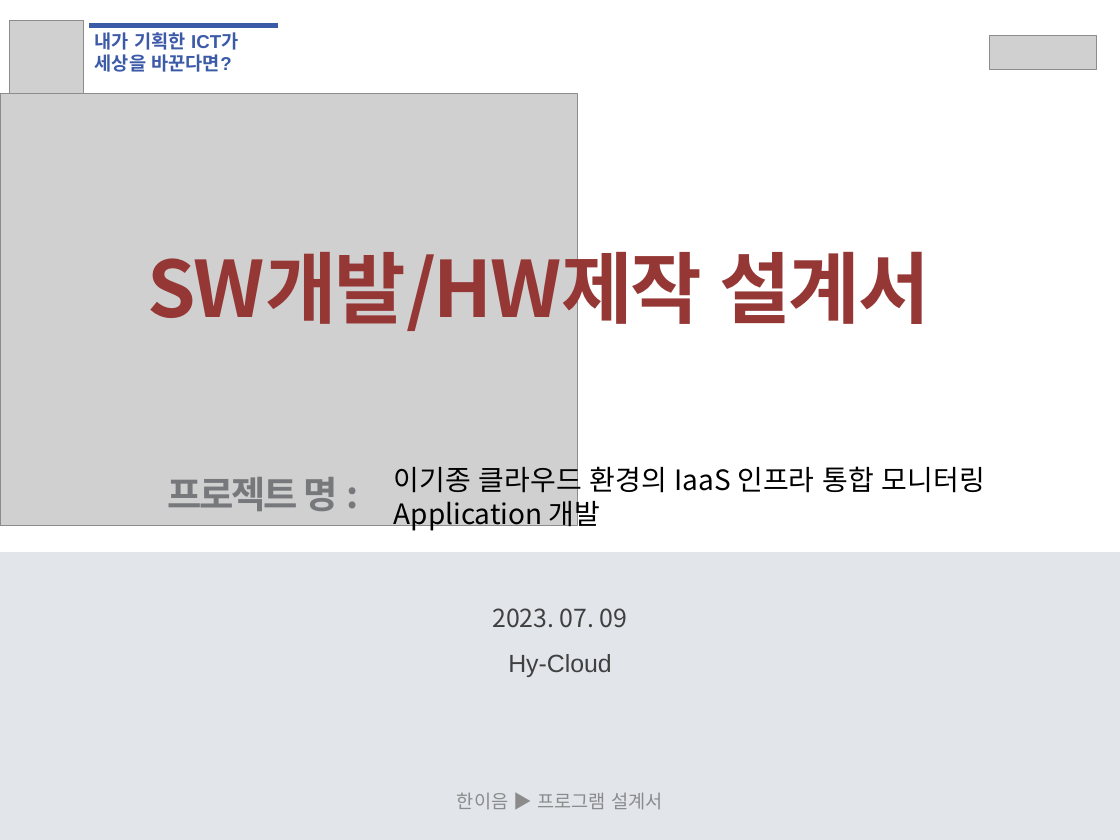
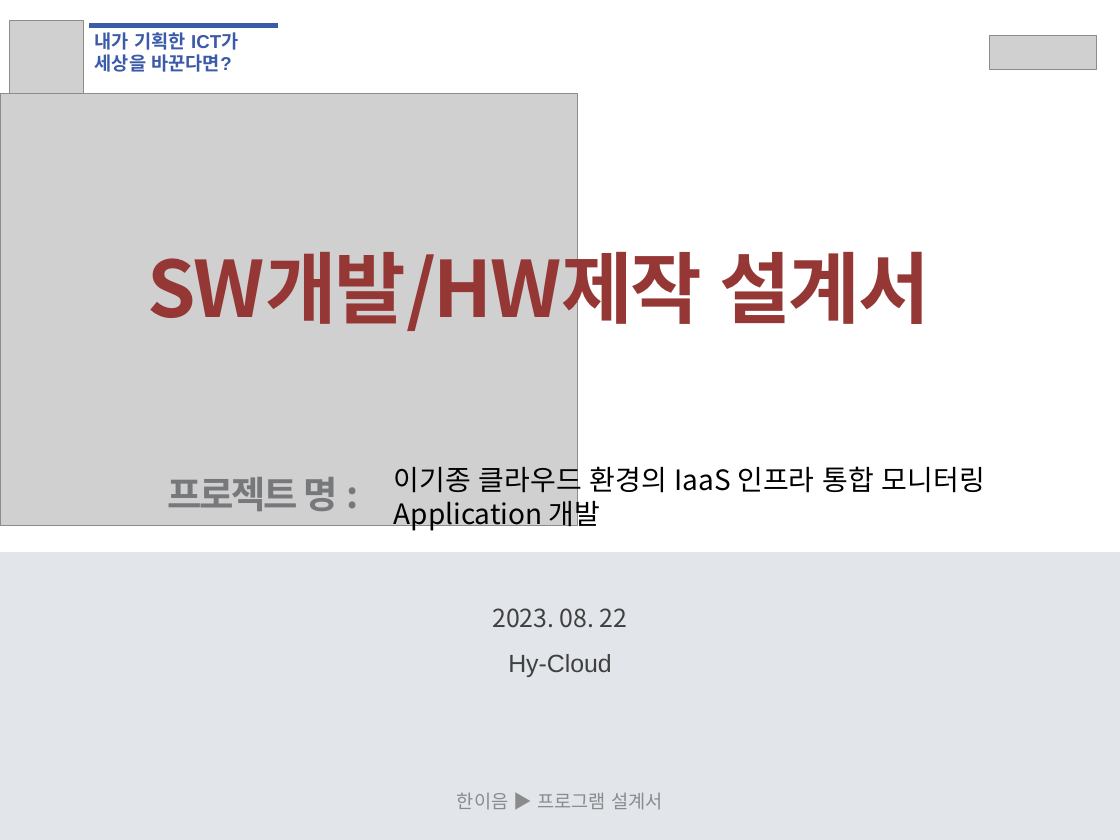
Before and after one commit to EOTAEGYU/Hanium_hy-cloud, a slide deck: slide 1 of 공모전 보고서/SW개발_HW제작설계서_응용소프트웨어(Hy-cloud).pptx. Drawn at 1120x840 pixels with LibreOffice and Linux fonts; fonts in the diff are those of the drawing; grey boxes stand for pictures. Boxes give left, top, right and bottom in pixels: in the first picture for what was removed or moved away, otherwise in the second. Text is boxed around its words. In the diff, an @@ line names an element or a change of style, - is before the commit and + after.

```diff
--- a/공모전 보고서/SW개발_HW제작설계서_응용소프트웨어(Hy-cloud).pptx
+++ b/공모전 보고서/SW개발_HW제작설계서_응용소프트웨어(Hy-cloud).pptx
@@ text at (492, 608, 628, 628): text changed @@
-2023. 07. 09
+2023. 08. 22
```
Also in this commit, not shown: 1 other file.
